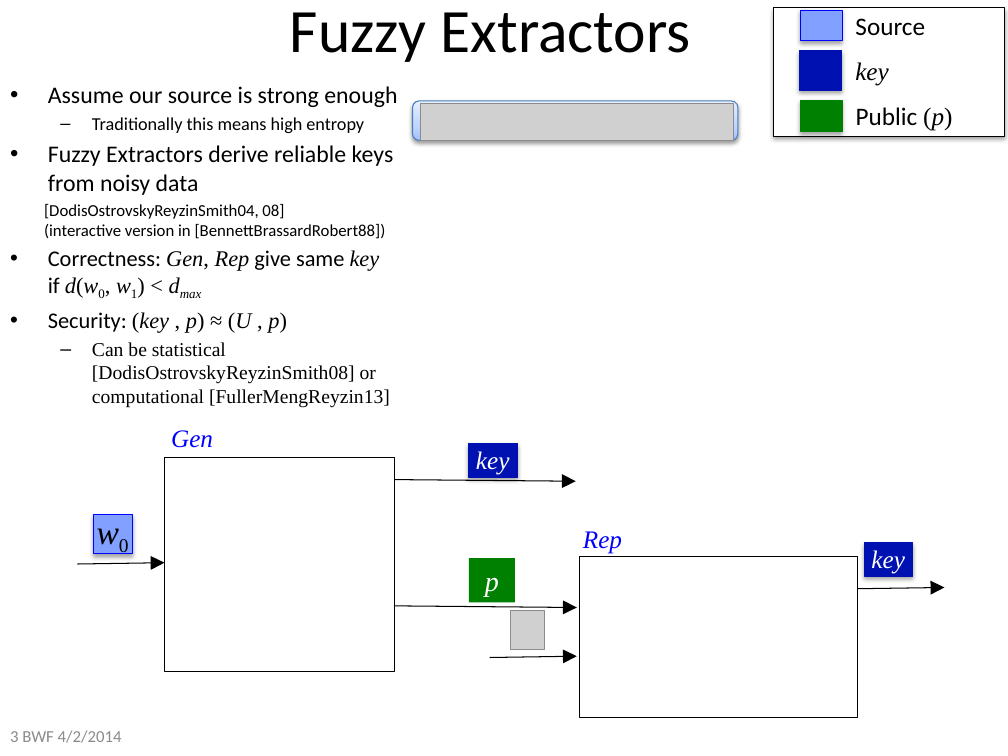
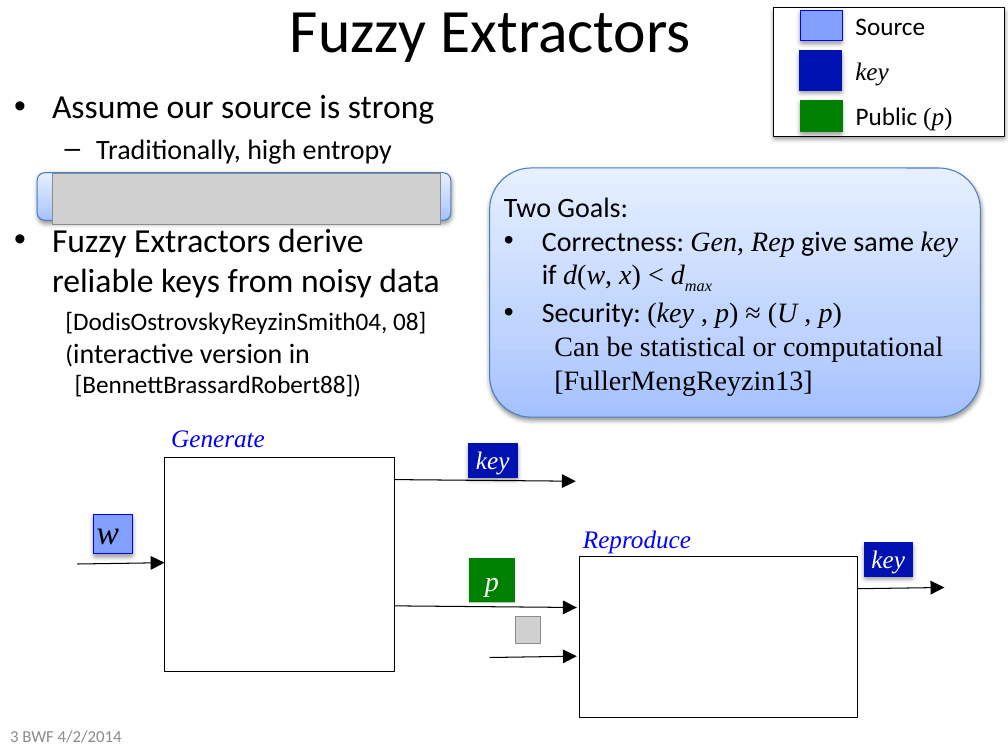
Before and after one commit to xianruimeng/comp-fuzzy-ext, a slide deck: slide 3 of constantRate/KeyDerivationWithNegativeUsable.pptx. Drawn at 1008x756 pixels with LibreOffice and Linux fonts; fonts in the diff are those of the drawing; grey boxes stand for pictures. Boxes give left, top, right and bottom in pixels: in the first picture for what was removed or moved away, otherwise in the second. Text is boxed around its words. In the diff, an @@ line names an element or a change of style, - is before the commit and + after.

```diff
--- a/constantRate/KeyDerivationWithNegativeUsable.pptx
+++ b/constantRate/KeyDerivationWithNegativeUsable.pptx
@@ text at bbox=[52, 95, 434, 124]: text changed; size 13 to 20 pt @@
-• Assume our source is strong enough
-  – Traditionally this means high entropy
+• Assume our source is strong
+  – Traditionally, high entropy
@@ picture removed at bbox=[420, 104, 734, 141] @@
@@ rounded rectangle: place and size @@
-rounded rectangle at bbox=[412, 101, 738, 140]
+rounded rectangle at bbox=[37, 172, 452, 220]
@@ picture added at bbox=[53, 173, 440, 225] @@
@@ rounded rectangle added at bbox=[490, 168, 981, 417], fill gradient #A4C4FF to #BFD4FF to #E6EEFF, outline #4B7EBC 0.75 pt @@
@@ text added at bbox=[504, 197, 958, 395], 20 pt, text #000000 @@
+Two Goals:
+• Correctness: Gen, Rep give same key
+  if d(w, x) < dmax
+• Security: (key , p) ≈ (U , p)
+  Can be statistical or computational [FullerMengReyzin13]
@@ text at bbox=[52, 224, 439, 298]: size 17 to 24 pt in "Fuzzy Extractors derive reliable keys from noisy ..."; more space between paragraphs @@
@@ text at bbox=[14, 311, 426, 397]: text changed; size 14 to 18 pt; font Times New Roman to Calibri @@
-[DodisOstrovskyReyzinSmith04, 08]
-(interactive version in [BennettBrassardRobert88])
-• Correctness: Gen, Rep give same key
-  if d(w0, w1) < dmax
-• Security: (key , p) ≈ (U , p)
-  – Can be statistical [DodisOstrovskyReyzinSmith08] or computational [FullerMengReyzin13]
+[DodisOstrovskyReyzinSmith04, 08]
+(interactive version in aaaaa[BennettBrassardRobert88])
@@ text at bbox=[171, 430, 265, 448]: text changed @@
-Gen
+Generate
@@ text at bbox=[97, 528, 119, 545]: text changed @@
-w0
+w
@@ text at bbox=[583, 530, 691, 554]: text changed @@
-Rep
+Reproduce
@@ picture: place and size @@
-picture at bbox=[511, 611, 545, 649]
+picture at bbox=[516, 617, 540, 643]
```
Also in this commit, not shown: 43 other slides changed, 5 slides added.
